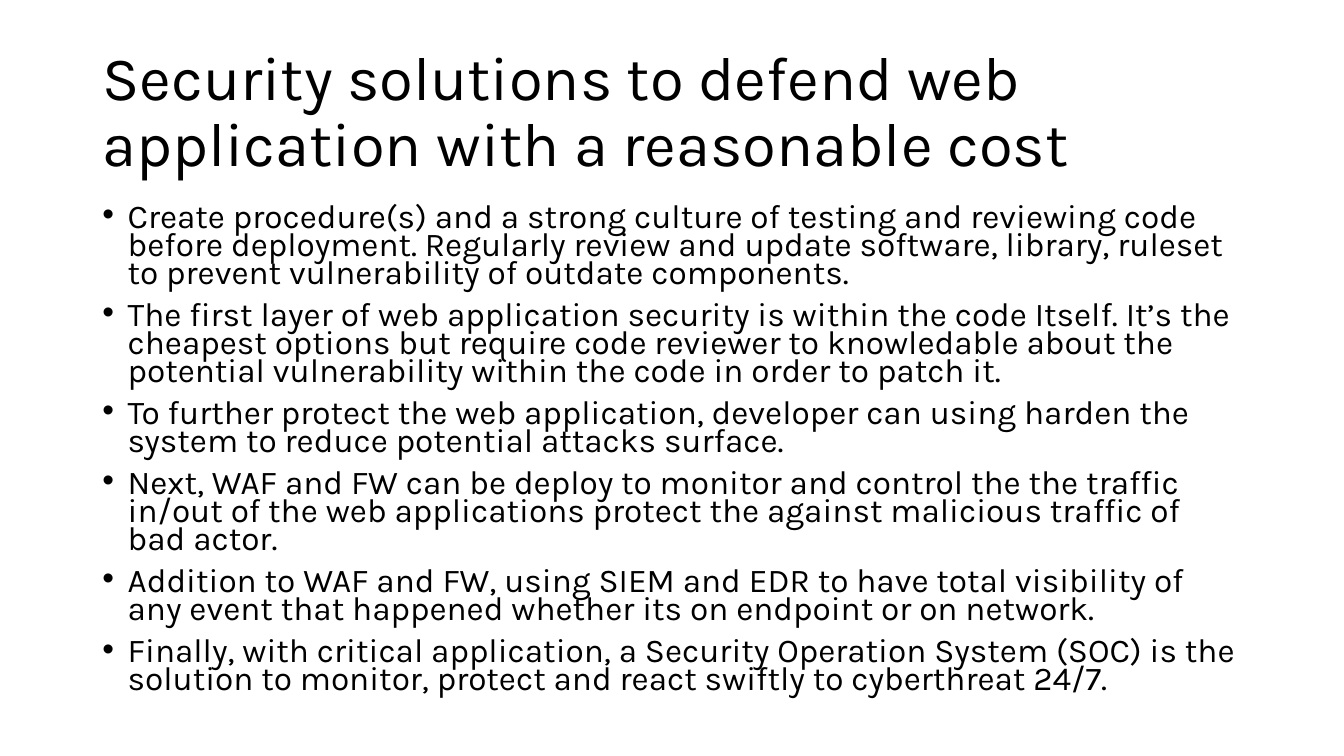
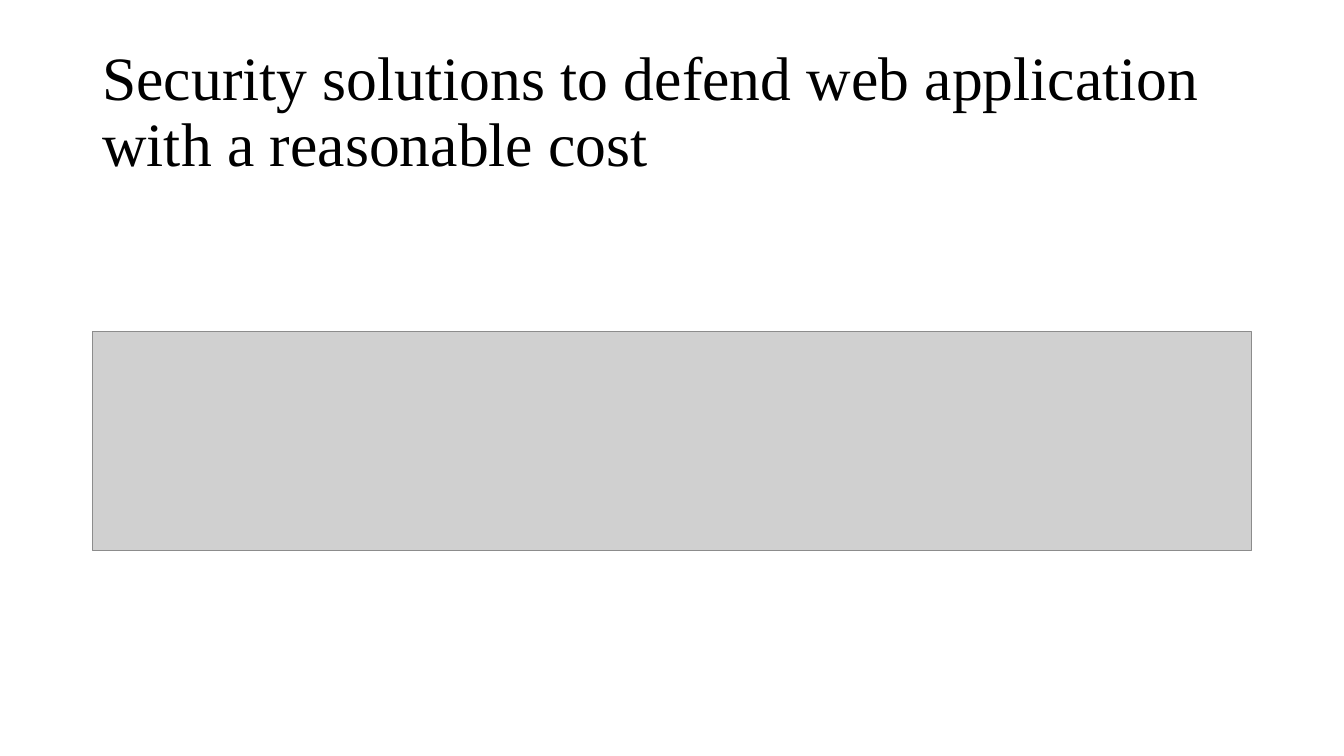
Before and after one commit to LeQA/VPBank-Hackathon, a slide deck: slide 15 of Cloud security challenge.pptm (slide 13 before the commit). Drawn at 1344x756 pixels with LibreOffice and Linux fonts; fonts in the diff are those of the drawing; grey boxes stand for pictures. Boxes give left, top, right and bottom in pixels: in the first picture for what was removed or moved away, otherwise in the second. Text is boxed around its words. In the diff, an @@ line names an element or a change of style, - is before the commit and + after.

```diff
--- a/Cloud security challenge.pptm
+++ b/Cloud security challenge.pptm
@@ title "Security solutions to defend web ..." at (x1=102, y1=56, x2=1198, y2=167): font Karla to Times New Roman @@
@@ text removed at (x1=128, y1=204, x2=1235, y2=698) @@
-• Create procedure(s) and a strong culture of testing and reviewing code before deployment. Regularly review and update software, library, ruleset to prevent vulnerability of outdate components.
-• The first layer of web application security is within the code Itself. It’s the cheapest options but require code reviewer to knowledable about the potential vulnerability within the code in order to patch it.
-• To further protect the web application, developer can using harden the system to reduce potential attacks surface.
-• Next, WAF and FW can be deploy to monitor and control the the traffic in/out of the web applications protect the against malicious traffic of bad actor.
-• Addition to WAF and FW, using SIEM and EDR to have total visibility of any event that happened whether its on endpoint or on network.
-• Finally, with critical application, a Security Operation System (SOC) is the solution to monitor, protect and react swiftly to cyberthreat 24/7.
@@ picture added at (x1=93, y1=332, x2=1252, y2=551) @@
```
Also in this commit, not shown: 13 other slides changed, 4 slides added, 1 slide removed, 1 other file.
